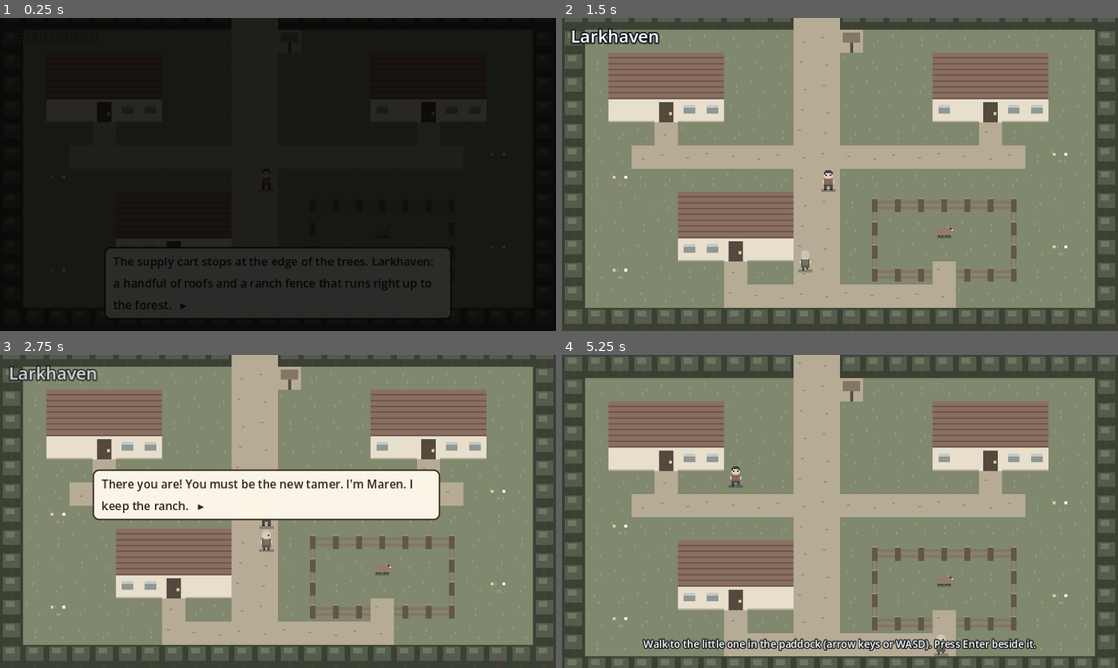
Above: before the commit, frames 1-4 (two rows, left to right).
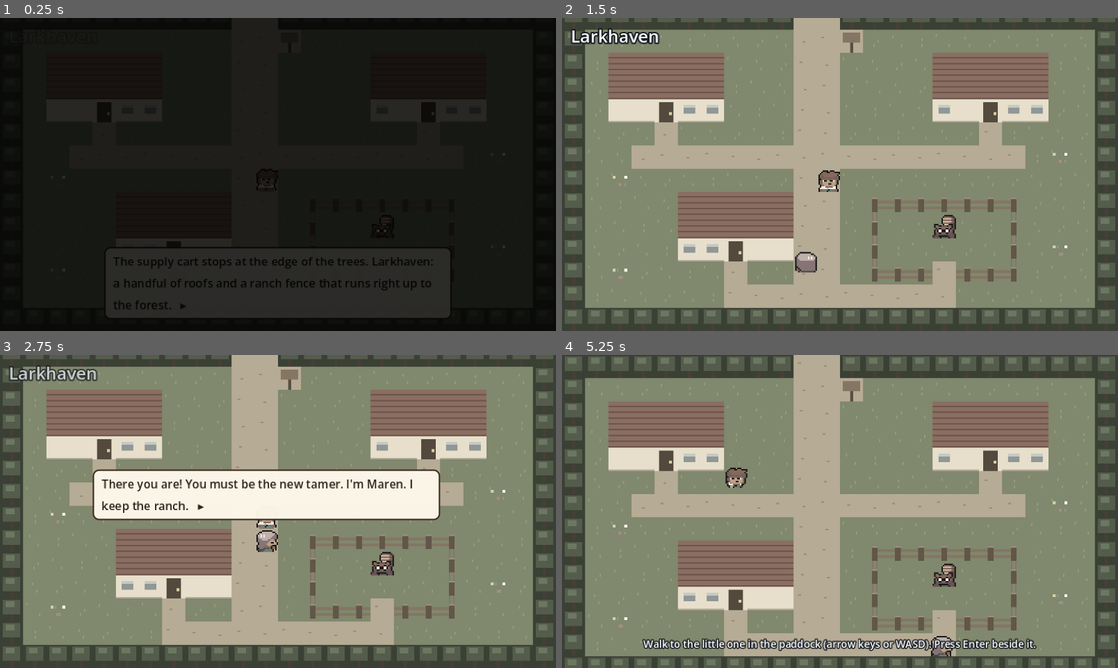
Above: after the commit, the same moments.

Repository: ecbarish/idle-arcade
Game: Godot game, scene res://scenes/main.tscn
Two runs of this game, one before a commit and one after it. Both use one fixed random seed, a clock stepped at 60 frames per second and the inputs below.
Inputs (mouse positions are in pixels of both pictures, inside the frame that each line leads up to):
- Up to frame 1 (0.25 s): no input
- Up to frame 2 (1.5 s): tap Enter (ui_accept) at 0.5, 0.77 s; move the mouse to (962, 158) at 0.52 s; hold Right (ui_right) 0.53-1.28 s; tap E at 0.6, 1.35 s; click (962, 158) at 0.67 s; move the mouse to (728, 190) at 1.27 s; hold Down (ui_down) from 1.28 s (still down)
- Up to frame 3 (2.75 s): tap Enter (ui_accept) at 1.52 s; move the mouse to (333, 442) at 2.02 s; release Down (ui_down) at 2.03 s; hold Right (ui_right) from 2.03 s (still down); tap E at 2.1 s
- Up to frame 4 (5.25 s): move the mouse to (812, 574) at 2.77 s; release Right (ui_right) at 2.78 s; hold Up (ui_up) 2.78-3.53 s; tap E every 0.75 s from 2.85 to 5.1 s; click (812, 574) at 2.92 s; tap Enter (ui_accept) at 3.02, 3.5, 3.77, 4.25, 4.52, 5 s; move the mouse to (1006, 558) at 3.52 s; hold Left (ui_left) 3.53-5.03 s; move the mouse to (673, 464) at 4.27 s; move the mouse to (867, 511) at 5.02 s; hold Down (ui_down) from 5.03 s (still down); click (867, 511) at 5.17 s

The runs differ from the first frame. In frame 1, less than 0.1% of the frame differs, in the area x 46-71%, y 48-68%; in frame 2, 0.6%, in the area x 41-71%, y 48-82%; in frame 3, 0.5%; in frame 4, 0.6%.

Commit message:
Godot trial: real sprite animation from the CC0 Ninja Adventure pack (tamer, Maren, the cub); credited
Co-Authored-By: Claude Opus 5.5 <noreply@anthropic.com>

Diff:
--- a/wildbond-godot/scripts/main.gd
+++ b/wildbond-godot/scripts/main.gd
@@ -29,6 +29,7 @@
 	".SDAAAADS.", ".SDAAAADS.", "..DAAAAD..", "..DDDDDD..", "..DDDDDD..", "...K..K...", "...K..K..."]
 const CUB := [".........O.O", ".........OOO", "O..OOOOOOOEO", "OOOOOOOOOOOW", ".OOOOOOOOOO.", "..OOOOOOOO..",
 	"..O.O..O.O..", "..K.K..K.K.."]
+const SHEETS := { "tamer": preload("res://assets/ninja/tamer_walk.png"), "maren": preload("res://assets/ninja/maren_walk.png"), "cub": preload("res://assets/ninja/cub_walk.png") }
 const PAL := { "C": Color("2a3f6b"), "S": Color("f1c9a0"), "E": Color("222222"), "R": Color("d8453a"), "B": Color("3a4a6a"),
 	"K": Color("3a2a1a"), "G": Color("c9c3b8"), "A": Color("4f8a5a"), "D": Color("7a5236"), "O": Color("d8642e"), "W": Color("f4e4c8") }
 
@@ -220,25 +221,26 @@
 	for y in MAP.size():
 		for x in MAP[0].length():
 			_draw_tile(x, y, MAP[y][x])
-	var actors := [[me, TAMER], [maren, MAREN], [cub, CUB]]
+	var actors := [[me, "tamer"], [maren, "maren"], [cub, "cub"]]
 	actors.sort_custom(func(a, b): return a[0].pos.y < b[0].pos.y)
+	# Real sprite sheets (Ninja Adventure, CC0, assets/ninja): columns are directions (down, up, left, right), rows the
+	# steps of the walk. The tamer and the cub have four steps; Maren has two.
 	for i in actors.size():
 		var m: Mover = actors[i][0]
-		var base: Array = actors[i][1]
+		var sheet: Texture2D = SHEETS[actors[i][1]]
+		var steps := int(sheet.get_height() / 16.0)
 		var walking := not m.path.is_empty()
-		var frame := int(m.step_t * 8.0) % 2      # which foot is up
 		var bob := 0.0
+		var row := 0
 		if walking:
-			bob = -1.0 if frame == 0 else 0.0
+			row = int(m.step_t * 8.0) % steps
 		elif fmod(t + i * 0.8, 2.4) < 0.4:
 			bob = -1.0                             # a breath while standing still
 		if m == cub and cub_bonded and stage == "bonded":
 			bob = -abs(sin(t * 6.0)) * 3.0         # it hops for joy
-		draw_rect(Rect2(m.pos + Vector2(3, 14), Vector2(10, 2)), Color(0, 0, 0, 0.25))   # a soft shadow
-		if base.size() > 8:
-			_draw_sprite(person_pose(base, m.face, walking, frame), m.pos + Vector2(3, 1 + bob), m.face != Vector2i.LEFT)
-		else:
-			_draw_sprite(creature_pose(base, walking, frame), m.pos + Vector2(2, 7 + bob), m.right)
+		draw_rect(Rect2(m.pos + Vector2(3, 13), Vector2(10, 3)), Color(0, 0, 0, 0.25))   # a soft shadow
+		var col: int = { Vector2i.DOWN: 0, Vector2i.UP: 1, Vector2i.LEFT: 2, Vector2i.RIGHT: 3 }.get(m.face, 0)
+		draw_texture_rect_region(sheet, Rect2(m.pos + Vector2(0, bob), Vector2(16, 16)), Rect2(col * 16, row * 16, 16, 16))
 
 ## A person's look from the way they face: front (both eyes), back (all hair), side (one eye, flipped for left),
 ## with the feet stepping in turn while they walk.
Not shown, added: wildbond-godot/assets/ninja/LICENSE.txt
Binary file added: wildbond-godot/assets/ninja/cub_face.png
Binary file added: wildbond-godot/assets/ninja/cub_walk.png
Binary file added: wildbond-godot/assets/ninja/maren_face.png
Binary file added: wildbond-godot/assets/ninja/maren_walk.png
Binary file added: wildbond-godot/assets/ninja/tamer_face.png
Binary file added: wildbond-godot/assets/ninja/tamer_walk.png
Not shown, changed: CREDITS.md
Not shown, changed: START-HERE.md
Not shown, changed: docs/wildbond-plan.md
